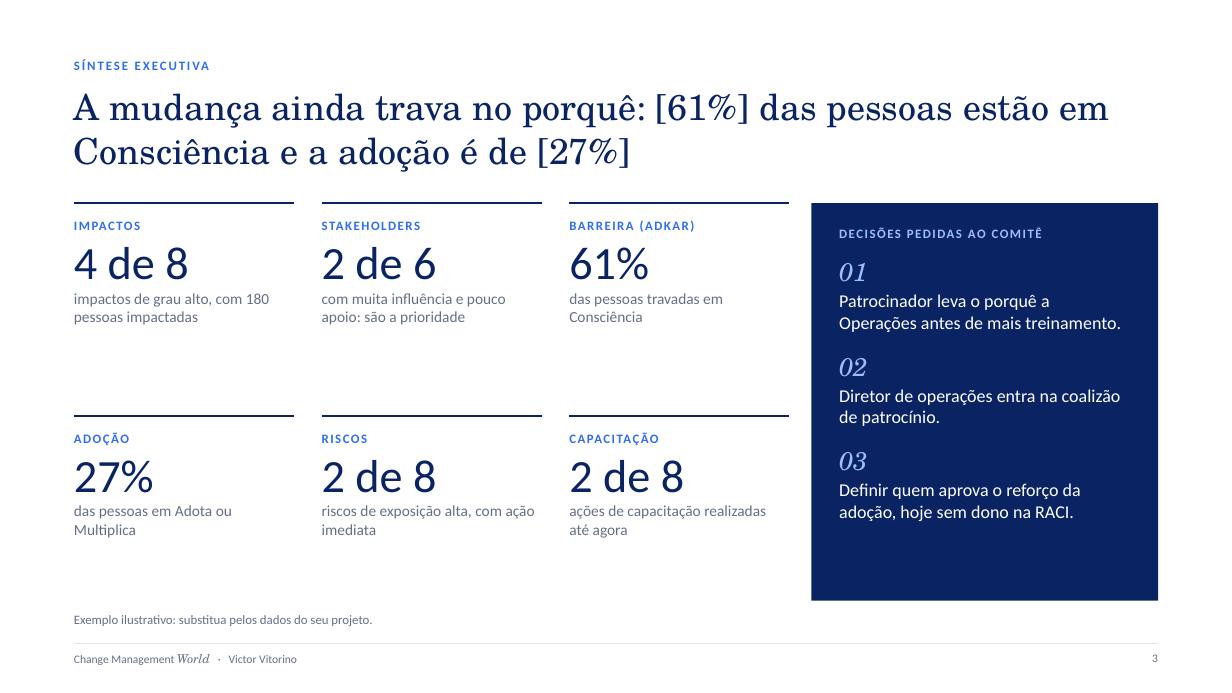
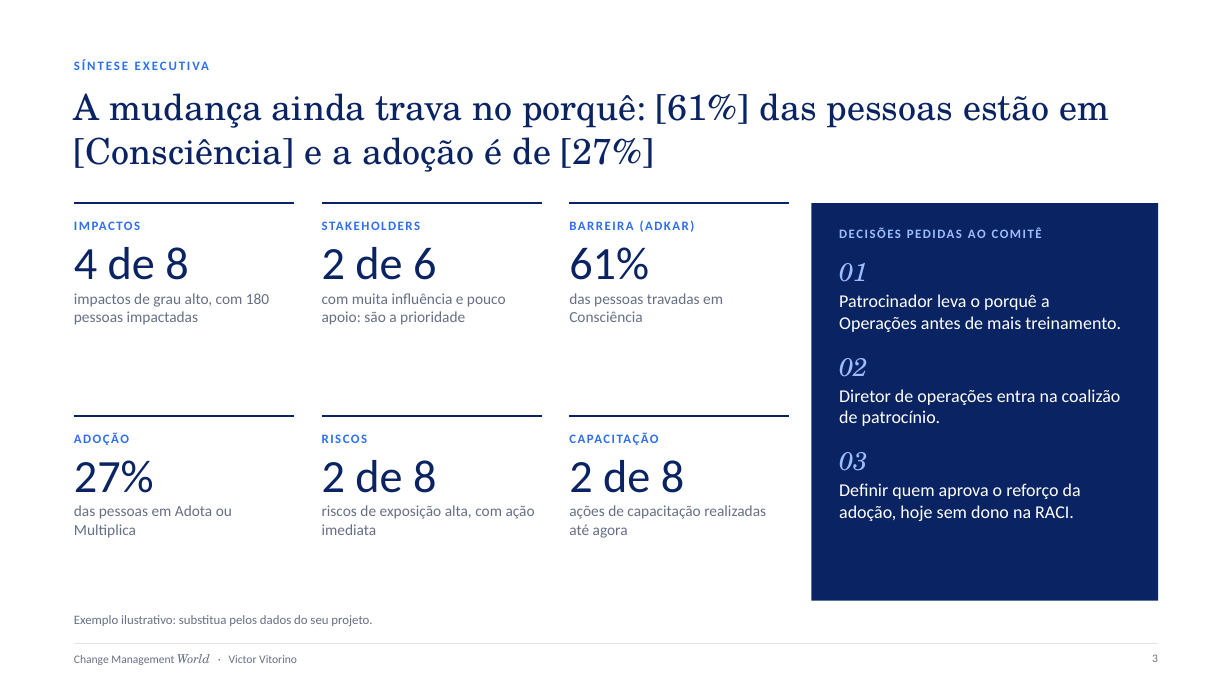
Before and after one commit to VictorVitorino/finaldoanovideo, a slide deck: slide 3 of blog/assets/modelos/slides-das-matrizes-da-mudanca.pptx. Drawn at 1232x693 pixels with LibreOffice and Linux fonts; fonts in the diff are those of the drawing. Boxes give left, top, right and bottom in pixels: in the first picture for what was removed or moved away, otherwise in the second. Text is boxed around its words. In the diff, an @@ line names an element or a change of style, - is before the commit and + after.

```diff
--- a/blog/assets/modelos/slides-das-matrizes-da-mudanca.pptx
+++ b/blog/assets/modelos/slides-das-matrizes-da-mudanca.pptx
@@ title at [74,93,1109,172]: text changed @@
-A mudança ainda trava no porquê: [61%] das pessoas estão em Consciência e a adoção é de [27%]
+A mudança ainda trava no porquê: [61%] das pessoas estão em [Consciência] e a adoção é de [27%]
```
Also in this commit, not shown: 22 other files.
